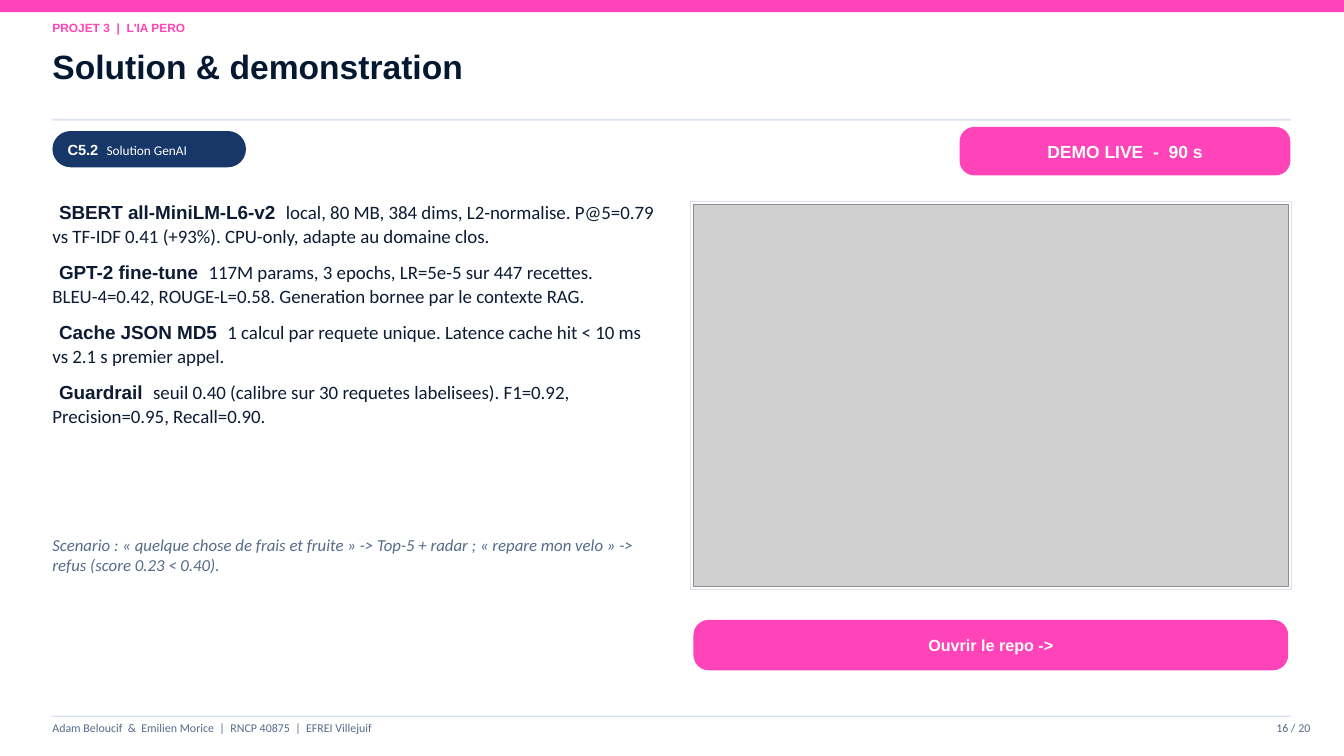
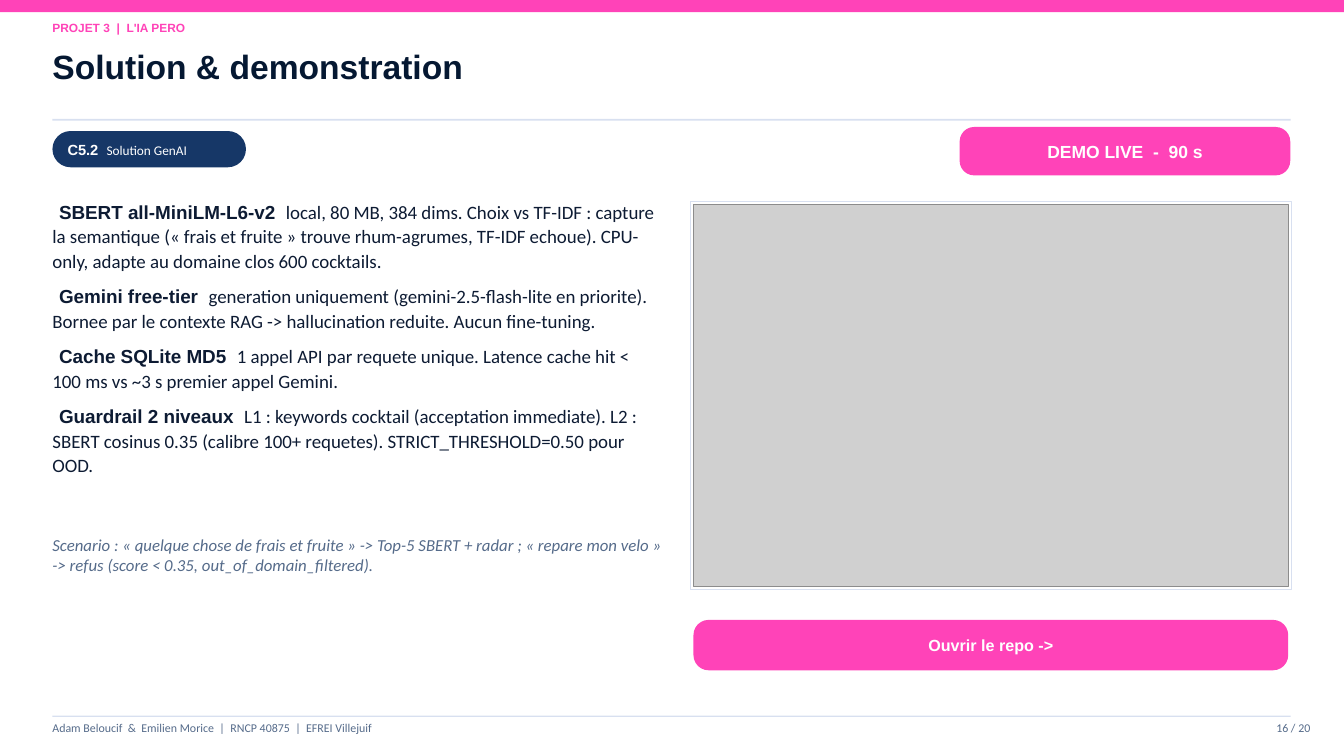
Before and after one commit to Adam-Blf/Soutenance-M1, a slide deck: slide 16 of Soutenance_Bloc1-2_Adam_Emilien.pptx. Drawn at 1344x756 pixels with LibreOffice and Linux fonts; fonts in the diff are those of the drawing; grey boxes stand for pictures. Boxes give left, top, right and bottom in pixels: in the first picture for what was removed or moved away, otherwise in the second. Text is boxed around its words. In the diff, an @@ line names an element or a change of style, - is before the commit and + after.

```diff
--- a/Soutenance_Bloc1-2_Adam_Emilien.pptx
+++ b/Soutenance_Bloc1-2_Adam_Emilien.pptx
@@ text at box(52, 205, 654, 472): text changed @@
-SBERT all-MiniLM-L6-v2 local, 80 MB, 384 dims, L2-normalise. P@5=0.79 vs TF-IDF 0.41 (+93%). CPU-only, adapte au domaine clos.
-GPT-2 fine-tune 117M params, 3 epochs, LR=5e-5 sur 447 recettes. BLEU-4=0.42, ROUGE-L=0.58. Generation bornee par le contexte RAG.
-Cache JSON MD5 1 calcul par requete unique. Latence cache hit < 10 ms vs 2.1 s premier appel.
-Guardrail seuil 0.40 (calibre sur 30 requetes labelisees). F1=0.92, Precision=0.95, Recall=0.90.
+SBERT all-MiniLM-L6-v2 local, 80 MB, 384 dims. Choix vs TF-IDF : capture la semantique (« frais et fruite » trouve rhum-agrumes, TF-IDF echoue). CPU-only, adapte au domaine clos 600 cocktails.
+Gemini free-tier generation uniquement (gemini-2.5-flash-lite en priorite). Bornee par le contexte RAG -> hallucination reduite. Aucun fine-tuning.
+Cache SQLite MD5 1 appel API par requete unique. Latence cache hit < 100 ms vs ~3 s premier appel Gemini.
+Guardrail 2 niveaux L1 : keywords cocktail (acceptation immediate). L2 : SBERT cosinus 0.35 (calibre 100+ requetes). STRICT_THRESHOLD=0.50 pour OOD.
@@ text at box(52, 539, 649, 574): text changed @@
-Scenario : « quelque chose de frais et fruite » -> Top-5 + radar ; « repare mon velo » -> refus (score 0.23 < 0.40).
+Scenario : « quelque chose de frais et fruite » -> Top-5 SBERT + radar ; « repare mon velo » -> refus (score < 0.35, out_of_domain_filtered).
```
Also in this commit, not shown: 5 other slides changed, 1 other file.
